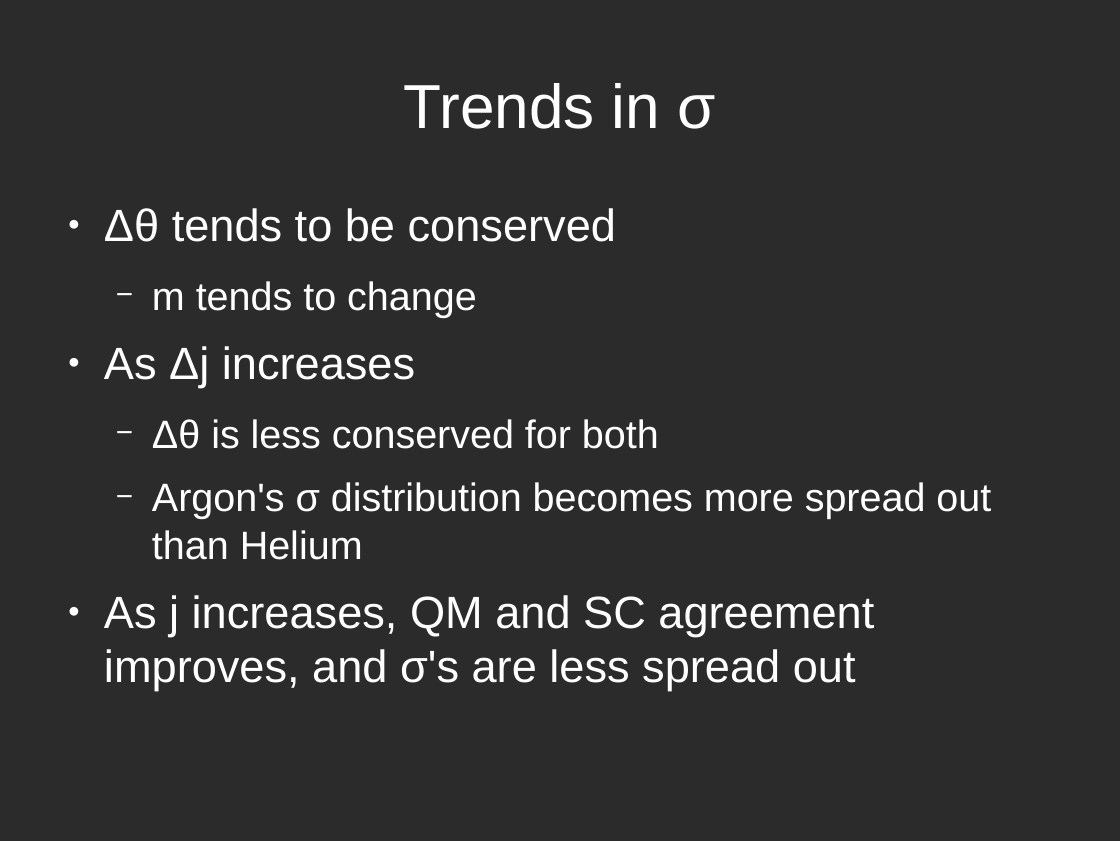
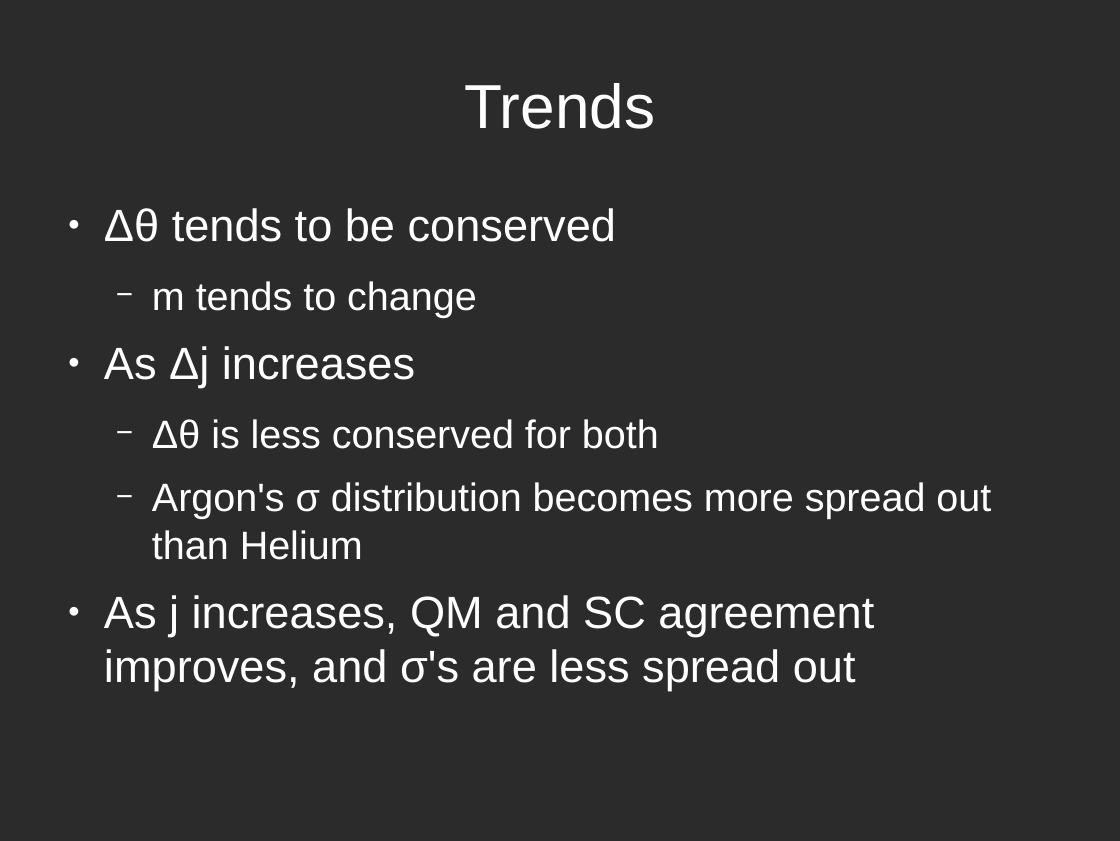
Before and after one commit to atowneND/HeNaK_Collisions, a slide deck: slide 20 of Presentation.odp. Drawn at 1120x841 pixels with LibreOffice and Linux fonts; fonts in the diff are those of the drawing; background and template pictures are left out; a plain dark background stands for a picture behind light text. Boxes give left, top, right and bottom in pixels: in the first picture for what was removed or moved away, otherwise in the second. Text is boxed around its words. In the diff, an @@ line names an element or a change of style, - is before the commit and + after.

```diff
--- a/Presentation.odp
+++ b/Presentation.odp
@@ title at box(464, 83, 655, 129): text changed @@
-Trends in σ
+Trends
```
Also in this commit, not shown: 5 other slides changed, 8 other files.
